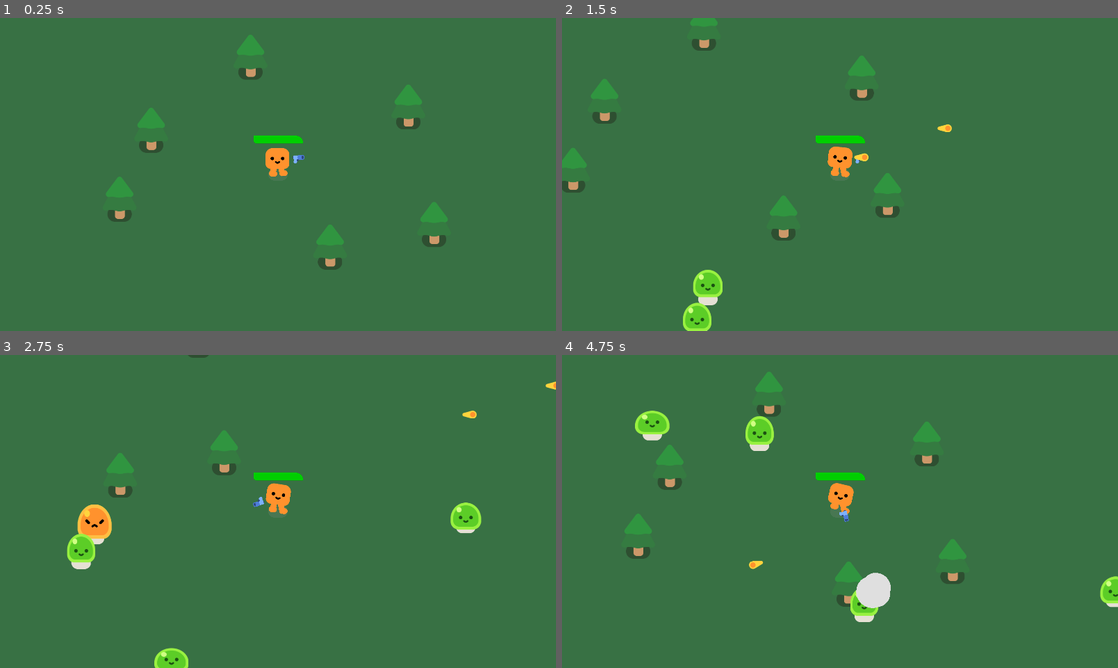
Above: before the commit, frames 1-4 (two rows, left to right).
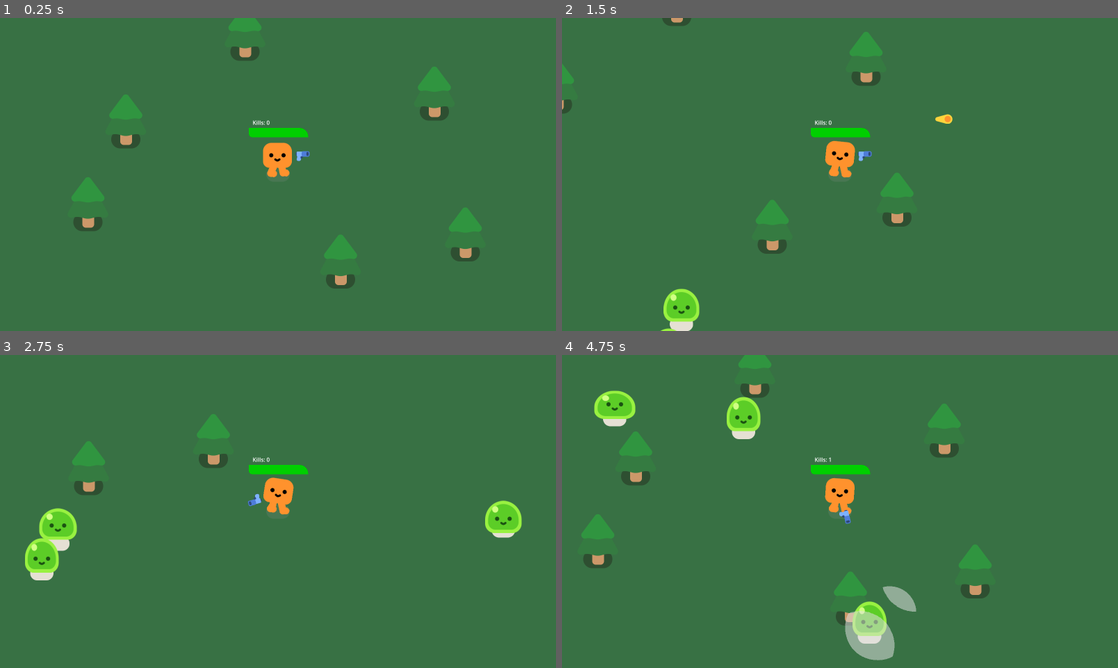
Above: after the commit, the same moments.

Repository: JoshWannaPaas/Survivors-Test
Game: Godot game, scene res://survivors_like.tscn
Same seed, same stepped clock (60 frames per second), same inputs: the game is played once before the commit and once after it.
Inputs:
- Up to frame 1 (0.25 s): no input
- Up to frame 2 (1.5 s): tap Enter at 0.5 s; hold D (move_right) 0.53-1.28 s; hold S (move_down) from 1.28 s (still down)
- Up to frame 3 (2.75 s): release S (move_down) at 2.03 s; hold D (move_right) from 2.03 s (still down)
- Up to frame 4 (4.75 s): release D (move_right) at 2.78 s; hold W (move_up) 2.78-3.53 s; hold A (move_left) from 3.53 s (still down)

The runs differ from the first frame. In frame 1, 5.5% of the frame differs, in the area x 12-87%, y 0-87%; in frame 2, 5.4%; in frame 3, 6.2%; in frame 4, 9.6%, in the area x 3-100%, y 0-98%.

Commit message:
feat: added getting more guns on kills

Diff:
--- a/gun.gd
+++ b/gun.gd
@@ -5,6 +5,11 @@
 	if enemies_in_range.size() > 0:
 		var target_enemy = enemies_in_range.front()
 		look_at(target_enemy.global_position)
+		#rotate_toward(global_rotation, get_angle_to(target_enemy.global_position), 1)
+		#print(global_rotation)
+		#print(get_angle_to(target_enemy.global_position))
+		#print(delta)
+		#rotate(get_angle_to(target_enemy.global_position))
 
 func shoot():
 	const BULLET = preload("res://bullet.tscn")
@@ -13,6 +18,5 @@
 	new_bullet.global_rotation = %ShootingPoint.global_rotation
 	%ShootingPoint.add_child(new_bullet)
 
-
 func _on_timer_timeout() -> void:
 	shoot()
--- a/gun.tscn
+++ b/gun.tscn
@@ -7,8 +7,8 @@
 radius = 429.907
 
 [node name="Gun" type="Area2D"]
-collision_layer = 0
-collision_mask = 2
+collision_layer = 4
+collision_mask = 6
 script = ExtResource("1_k8hnt")
 
 [node name="CollisionShape2D" type="CollisionShape2D" parent="."]
@@ -26,8 +26,8 @@
 unique_name_in_owner = true
 position = Vector2(25, -11)
 
-[node name="Timer" type="Timer" parent="."]
-wait_time = 0.75
+[node name="ShotInterval" type="Timer" parent="."]
+unique_name_in_owner = true
 autostart = true
 
-[connection signal="timeout" from="Timer" to="." method="_on_timer_timeout"]
+[connection signal="timeout" from="ShotInterval" to="." method="_on_timer_timeout"]
--- a/mob.gd
+++ b/mob.gd
@@ -2,6 +2,8 @@
 
 @export var health = 3
 @onready var player = get_node("/root/Game/Player")
+@onready var playerAnim = get_node("/root/Game/Player/HappyBoo/AnimationPlayer")
+@onready var shotInterval = get_node("/root/Game/Player/Gun/ShotInterval")
 var speed = 150
 
 func _ready():
@@ -12,12 +14,21 @@
 	velocity = direction * speed
 	move_and_slide()
 
-
 func take_damage():
 	health -= 1
 	%Slime.play_hurt()
 	if health == 0:
 		queue_free()
+		player.killCount += 1
+		if player.killCount % 1 == 0:
+			if shotInterval.get_wait_time() > 0.1:
+				shotInterval.set_wait_time(shotInterval.get_wait_time() / 4 * 3)
+			if playerAnim.get_speed_scale() < 2:
+				playerAnim.set_speed_scale(playerAnim.get_speed_scale() * 5 / 4)
+		if player.killCount % 2 == 0:
+			const GUN = preload("res://gun.tscn")
+			var new_gun = GUN.instantiate()
+			player.add_child(new_gun)
 
 		const SMOKE_SCENE = preload("res://smoke_explosion/smoke_explosion.tscn")
 		var smoke = SMOKE_SCENE.instantiate()
--- a/player.gd
+++ b/player.gd
@@ -5,6 +5,10 @@
 @export var speed: int = 300
 @export var health: float = 100.0
 @export var damage_rate: float = 10.0
+@export var killCount = 0
+
+func _process(delta: float) -> void:
+	%KillCount.set("text", "Kills: " + str(killCount))
 
 func _physics_process(delta: float) -> void:
 	var direction = Input.get_vector("move_left", "move_right", "move_up", "move_down")
--- a/player.tscn
+++ b/player.tscn
@@ -58,3 +58,11 @@
 theme_override_styles/fill = SubResource("StyleBoxFlat_rkmxo")
 value = 100.0
 show_percentage = false
+
+[node name="KillCount" type="Label" parent="."]
+unique_name_in_owner = true
+offset_left = -73.0
+offset_top = -161.0
+offset_right = 64.0
+offset_bottom = -138.0
+text = "Kills: 0"
--- a/project.godot
+++ b/project.godot
@@ -1,3 +1,11 @@
+; Engine configuration file.
+; It's best edited using the editor UI and not directly,
+; since the parameters that go here are not all obvious.
+;
+; Format:
+;   [section] ; section goes between []
+;   param=value ; assign values to parameters
+
 config_version=5
 
 [Asset_Placer]
@@ -73,8 +81,9 @@
 
 [display]
 
-window/size/viewport_width=1920
-window/size/viewport_height=1080
+window/size/viewport_width=1600
+window/size/viewport_height=900
+window/size/initial_position_type=2
 window/stretch/mode="viewport"
 
 [dotnet]
Not shown, added: mob9928.tmp
